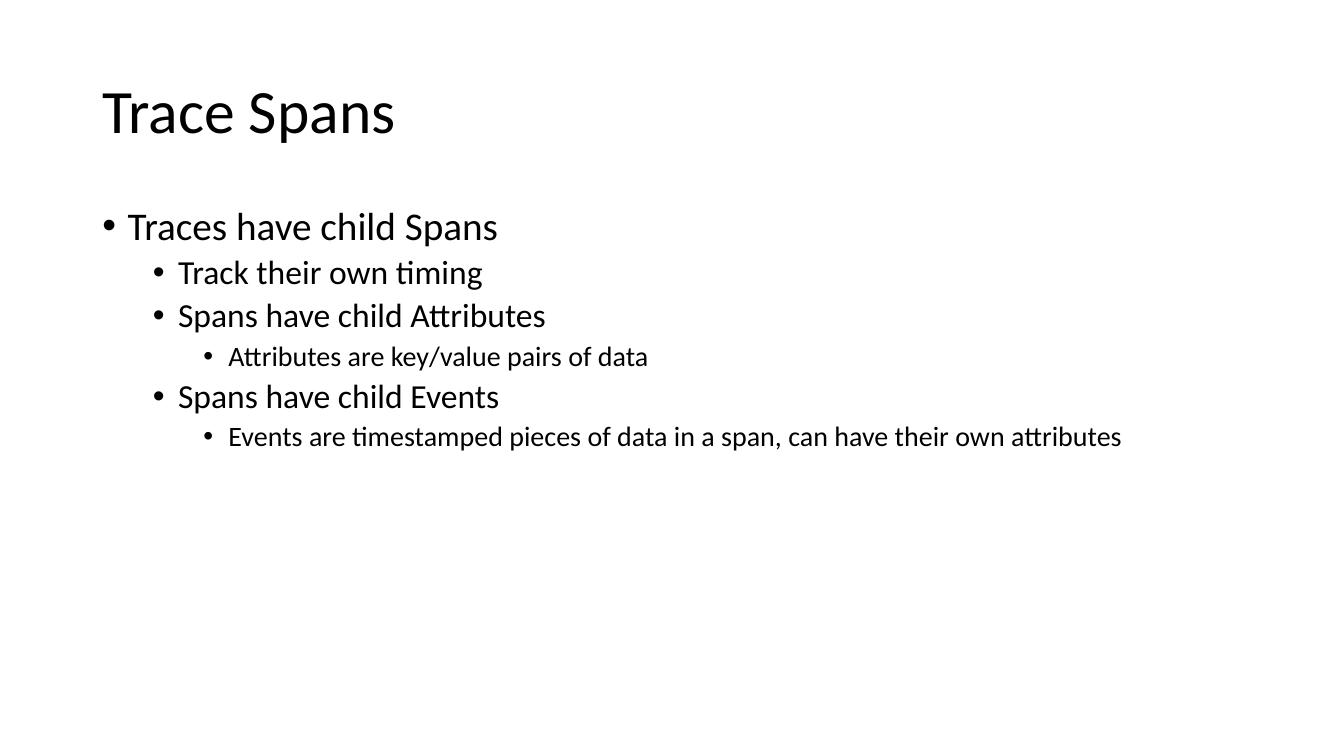
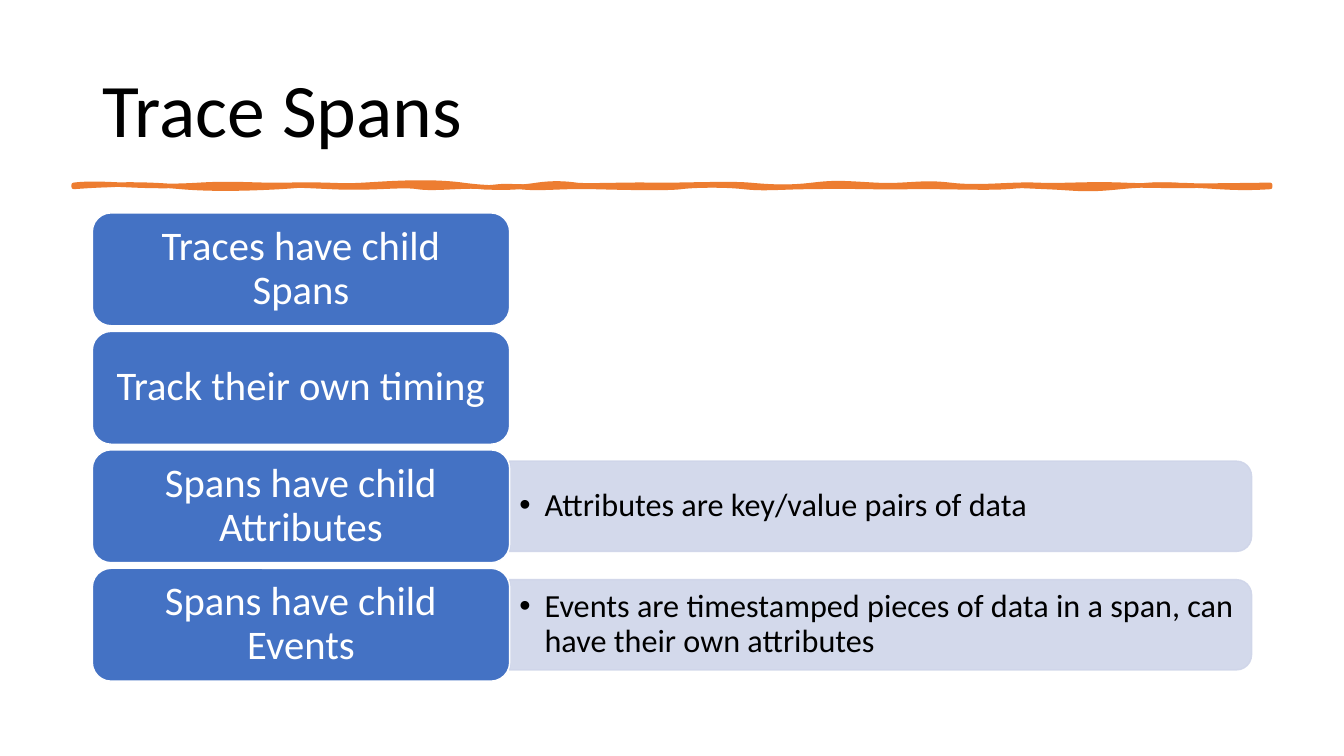
Before and after one commit to ProgrammerAL/Presentations-2023, a slide deck: slide 11 of 2023-03 - Orlando Code Camp - OpenTelemetry/Presentation.pptx. Drawn at 1344x756 pixels with LibreOffice and Linux fonts; fonts in the diff are those of the drawing. Boxes give left, top, right and bottom in pixels: in the first picture for what was removed or moved away, otherwise in the second. Text is boxed around its words. In the diff, an @@ line names an element or a change of style, - is before the commit and + after.

```diff
--- a/2023-03 - Orlando Code Camp - OpenTelemetry/Presentation.pptx
+++ b/2023-03 - Orlando Code Camp - OpenTelemetry/Presentation.pptx
@@ title "Trace Spans" at (102,88,462,150): size 44 to 54 pt @@
@@ freeform shape added at (74,185,1270,187), fill #ED7D31, outline #ED7D31 3.25 pt @@
@@ text removed at (128,212,1122,451) @@
-• Traces have child Spans
-  • Track their own timing
-  • Spans have child Attributes
-    • Attributes are key/value pairs of data
-  • Spans have child Events
-    • Events are timestamped pieces of data in a span, can have their own attributes
@@ group added at (93,213,1252,682): 6 texts, 4 rounded rectangles, 2 round same rects @@
+Traces have child Spans
+Track their own timing
+  • Attributes are key/value pairs of data
+Spans have child Attributes
+  • Events are timestamped pieces of data in a span, can have their own attributes
+Spans have child Events
```
Also in this commit, not shown: 17 other slides changed, 1 slide added, 1 slide removed.
